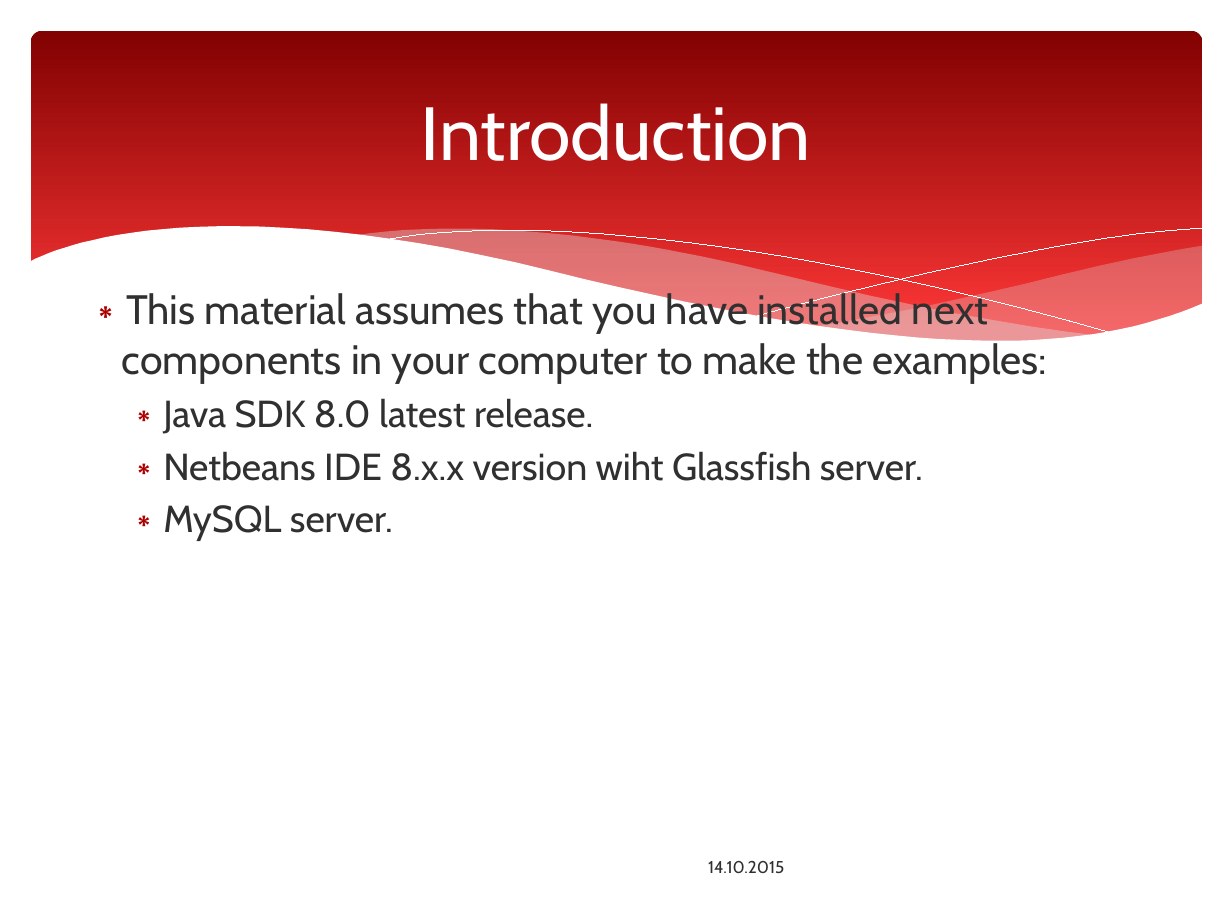
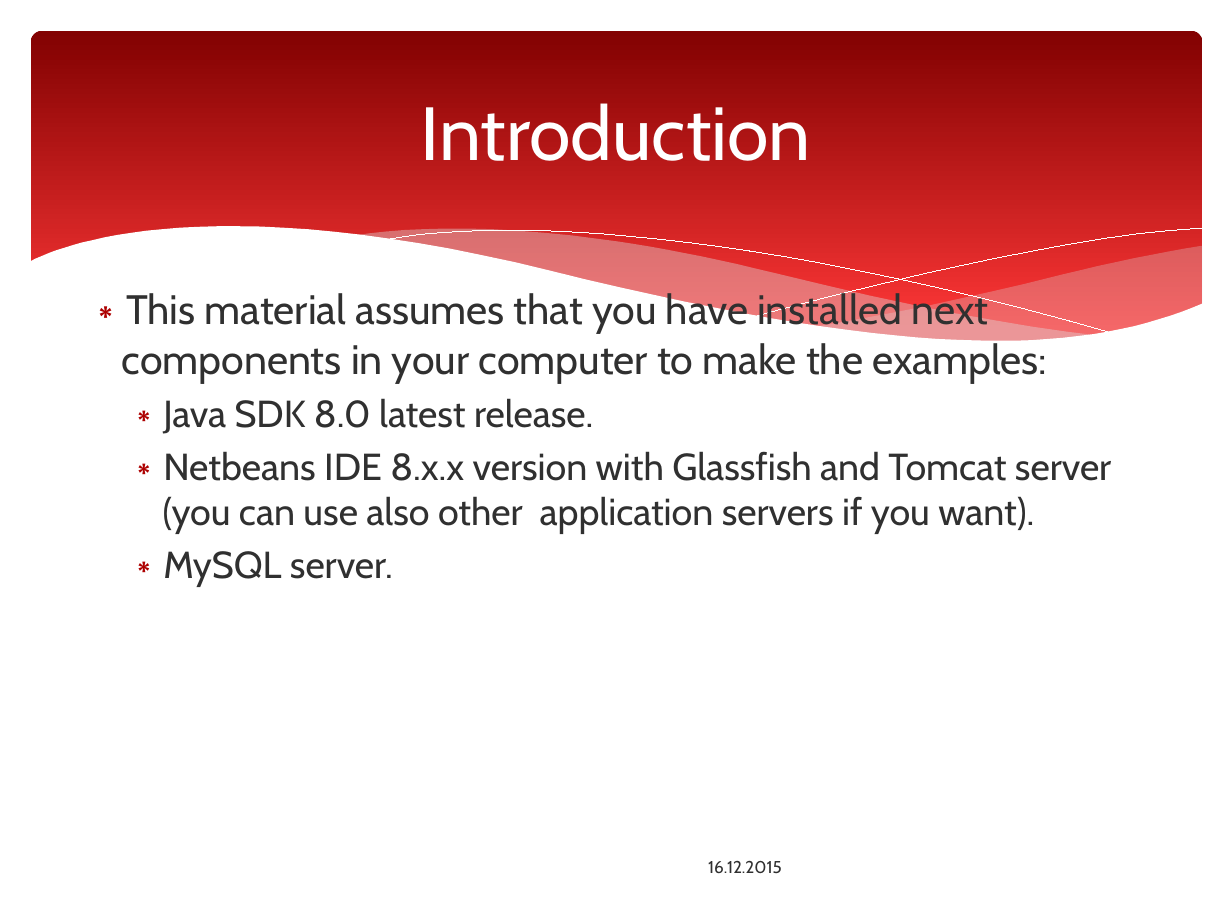
Before and after one commit to ttakkula/javaee-spring-maven, a slide deck: slide 3 of SpringMVC/Spring_Web_MVC_Framework.pptx. Drawn at 1232x924 pixels with LibreOffice and Linux fonts; fonts in the diff are those of the drawing; background and template pictures are left out. Boxes give left, top, right and bottom in pixels: in the first picture for what was removed or moved away, otherwise in the second. Text is boxed around its words. In the diff, an @@ line names an element or a change of style, - is before the commit and + after.

```diff
--- a/SpringMVC/Spring_Web_MVC_Framework.pptx
+++ b/SpringMVC/Spring_Web_MVC_Framework.pptx
@@ text at [163,451,1111,534]: text changed @@
-  ∗ Netbeans IDE 8.x.x version wiht Glassfish server.
+  ∗ Netbeans IDE 8.x.x version with Glassfish and Tomcat server (you can use also other application servers if you want).
@@ text at [708,861,782,873]: text changed @@
-14.10.2015
+16.12.2015
```
Also in this commit, not shown: 69 other slides changed, 30 slides added, 1 slide removed.
